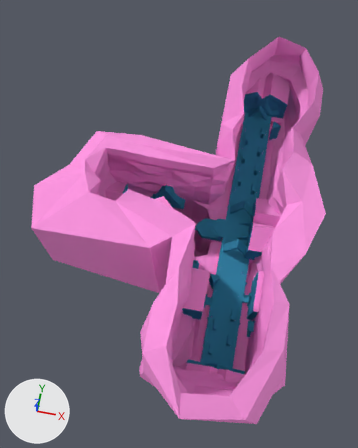
The Blender file assets/lvl/tutorial.blend, before and after one commit.
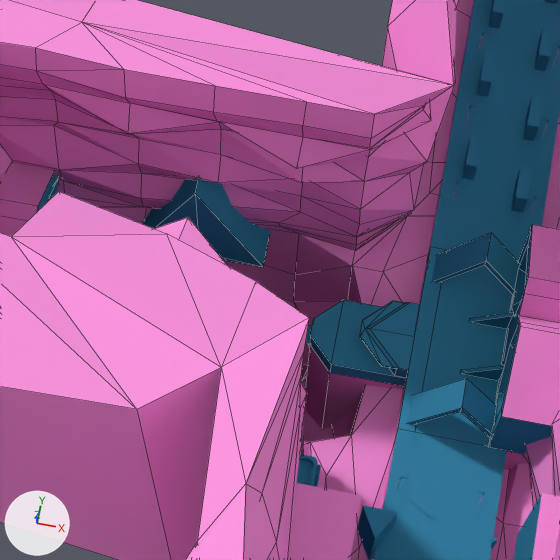
Old and new are each drawn whole from a camera (50 mm lens) standing at (47.7, -91.7, 234.7) and looking at (29.1, 2.1, -28.9) and again close up on the part from 31% to 74% of the width and 31% to 64% of the height. Lighting does not change. The marker at lower left points along +X, +Y and +Z. The close-ups show mesh edges as thin lines.
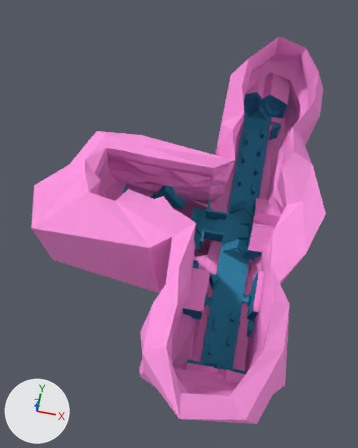
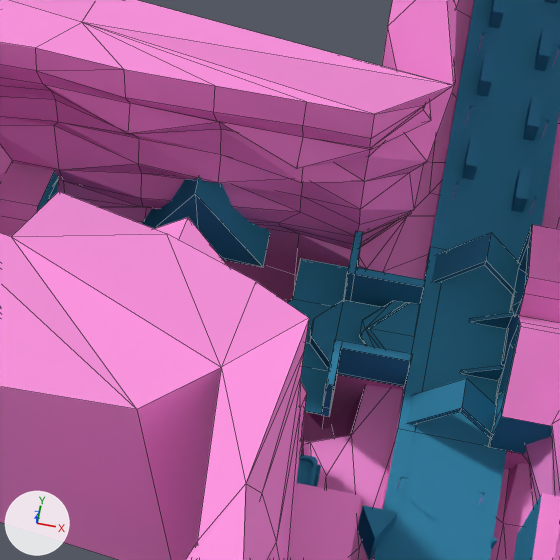
Changed parts and their boxes [x1, y1, x2, y2] in the close-ups (560 x 560 px; the box of a moved part takes in the faces that stretch with it):
'Cube.001', reshaped: before [0, 162, 420, 429]; after [0, 162, 426, 429]
part 1 of me_cube_006, built on: before [305, 326, 406, 429]; after [287, 231, 426, 429]
part 2 of me_cube_002, moved or reshaped: before [348, 217, 407, 305]; after [359, 217, 407, 272]

The change, as a list of edits to the scene's bpy script:
```text
Change me_cube_006:
    used by ob_cube_001; location = (21.5, -7.4, -0.6)
    remove me_cube_006.from_pydata(...)  # 197 vertices, 160 faces; spans x -29.0..32.3, y -14.5..14.8, z -33.1..18.6
    add me_cube_006.from_pydata(...)  # 243 vertices, 206 faces; spans x -29.0..32.3, y -14.5..14.8, z -33.1..18.6
    me_cube_006 part 1: 4 vertices moved from x 18.8..32.3, y -4.6..4.8, z -2.9..-2.6 to x 15.0..32.3, y -4.6..10.9, z -3.1..-2.6; 6 vertices removed from x 18.5..22.0, y -4.6..4.8, z -3.1..-2.9; 52 vertices added at x 11.5..32.2, y -10.7..10.9, z -3.1..10.7
Change me_cube_002:
    where me_cube_002.from_pydata(...)  # 237 vertices, 272 faces; spans x -22.3..30.1, y -50.9..47.6, z -44.6..33.8
    used by ob_cube_002; location = (62.8, 32.8, 15.3)
    me_cube_002 part 2
    me_cube_002.vertices[20].co: (-19.0, -29.5, -17.2) -> (-17.0, -29.5, -17.2)  # pixel (352, 265) -> pixel (366, 268)
```
